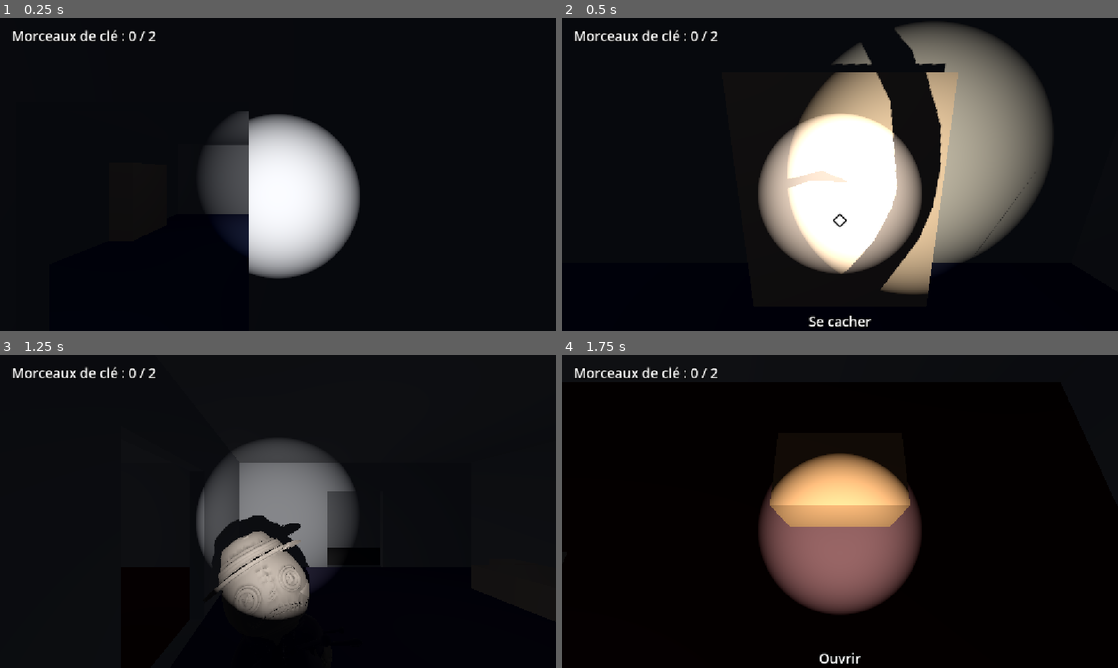
Above: before the commit, frames 1-4 (two rows, left to right).
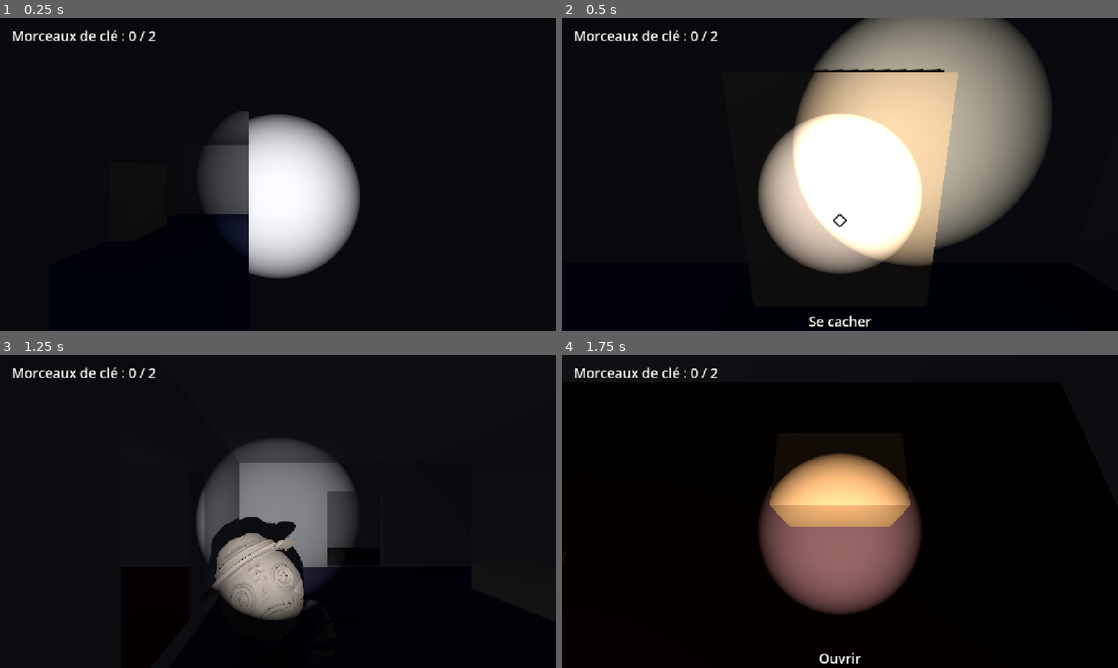
Above: after the commit, the same moments.

Repository: Kinder2149/escape-room
Game: Godot game, scene res://verification.tscn
The game is run twice, just before and just after one commit, with the same random seed, the same clock (stepped at 60 frames per second) and the same inputs. This scene is started directly instead of the project's main scene.
Inputs (mouse positions are in pixels of both pictures, inside the frame that each line leads up to):
- Up to frame 1 (0.25 s): no input
- Up to frame 2 (0.5 s): no input
- Up to frame 3 (1.25 s): tap Enter at 0.5 s; move the mouse to (272, 517) at 0.52 s; hold Z (avancer) from 0.53 s (still down); hold E (agir) from 0.53 s (still down); click (272, 517) at 0.67 s
- Up to frame 4 (1.75 s): keep holding Z (avancer); move the mouse to (878, 514) at 1.27 s; release E (agir) at 1.28 s; tap S (reculer) at 1.35 s

Frame 1 is identical in both runs. In frame 2, 19% of the frame differs, in the area x 40-89%, y 0-89%; in frame 3, 1.4%; in frame 4, nothing differs.

Commit message:
Jet 11 — le rôdeur incarné : démarches et lanterne
Branche les trois démarches du pantin (Marche / Course / Guet) sur ses trois
allures, la cadence du pas suivant la vitesse. Déplace sa lanterne devant lui
à hauteur de tête, là où son corps est le plus mince : logée dans son torse,
ses bras la coupaient à chaque pas.

Corrige aussi deux défauts de poursuite trouvés en jouant : il renonçait dès
la première image sans contact visuel (un chemin « terminé » n'est pas une
arrivée quand la cible est hors carte), et sa charge finale ne dépend plus de
son cône de vision mais de la seule distance à voie libre.

Co-Authored-By: Claude Opus 4.8 <noreply@anthropic.com>

Diff:
--- a/rodeur.gd
+++ b/rodeur.gd
@@ -179,6 +179,33 @@
 			commence_poursuite()
 
 	avance(delta, allure())
+	maj_demarche()
+
+
+## Sa démarche raconte ce qu'il fait : il marche en ronde, court après une
+## proie qu'il voit, et se fige à guetter quand il fouille une pièce.
+## Elle se lit sur sa vitesse réelle, pas sur son état : c'est la vitesse que
+## le joueur voit, et elle reste juste quel que soit le détour du code.
+const VITESSE_COURSE_MINI := 3.5
+const VITESSE_ARRET := 0.2
+
+func maj_demarche() -> void:
+	if animations == null:
+		return
+	var vitesse := Vector2(velocity.x, velocity.z).length()
+	var voulue := "Marche"
+	var cadence := 1.0
+	if vitesse < VITESSE_ARRET:
+		voulue = "Guet"
+	elif vitesse > VITESSE_COURSE_MINI:
+		voulue = "Course"
+		cadence = vitesse / VITESSE_POURSUITE
+	else:
+		# Le pas suit l'allure : sans ça il glisse au sol quand il traque.
+		cadence = clampf(vitesse / VITESSE_MARCHE, 0.6, 1.8)
+	if animations.current_animation != voulue:
+		animations.play(voulue)
+	animations.speed_scale = cadence
 
 
 ## Il ne court à fond que sur une proie qu'il voit — ou sur le meuble où il
--- a/rodeur_incarne.tscn
+++ b/rodeur_incarne.tscn
@@ -31,8 +31,15 @@
 transform = Transform3D(1, 0, 0, 0, 1, 0, 0, 0, 1, 0, 0.85, 0)
 shape = SubResource("CapsuleShape3D_rodeur")
 
+; La lanterne est portée DEVANT lui, à hauteur de tête (jet 11). Logée dans
+; son torse, elle était coupée par ses bras à chaque pas et le faisceau
+; clignotait. C'est à 1,44 m que son corps est le plus mince — il n'avance
+; que de 0,31 m là, contre 0,58 au niveau des bras : la lampe y passe devant
+; sans jamais être croisée.
+; Elle dépasse sa capsule de 9 cm : collé de face à un mur, le faisceau
+; s'éteindra brièvement. Compromis assumé.
 [node name="Torche" type="SpotLight3D" parent="."]
-transform = Transform3D(1, 0, 0, 0, 1, 0, 0, 0, 1, 0, 1.2, -0.2)
+transform = Transform3D(1, 0, 0, 0, 1, 0, 0, 0, 1, 0, 1.44, -0.34)
 light_color = Color(1, 0.95, 0.82, 1)
 light_energy = 5.0
 shadow_enabled = true
Not shown, changed: BASE.md
Not shown, changed: PLAN.md
